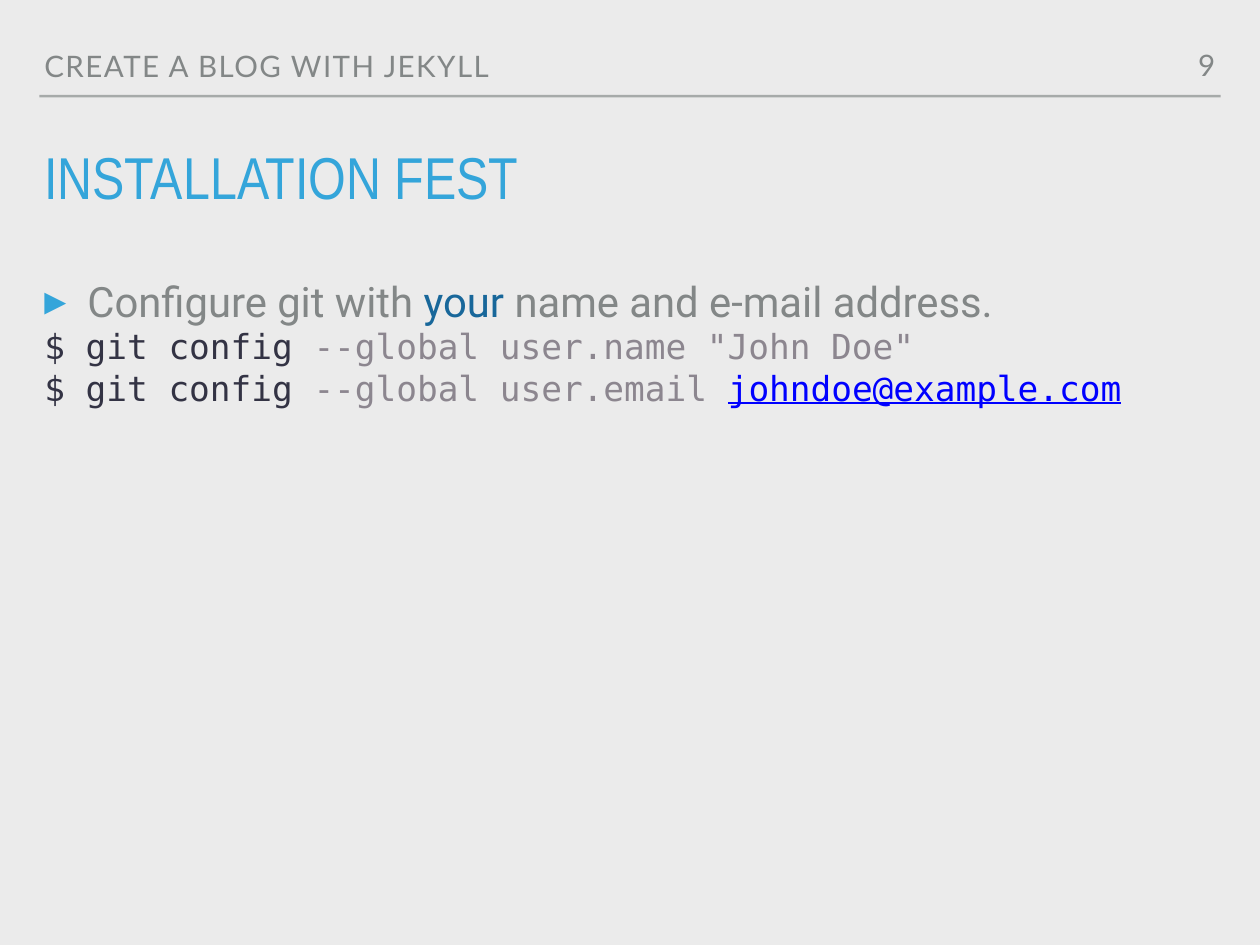
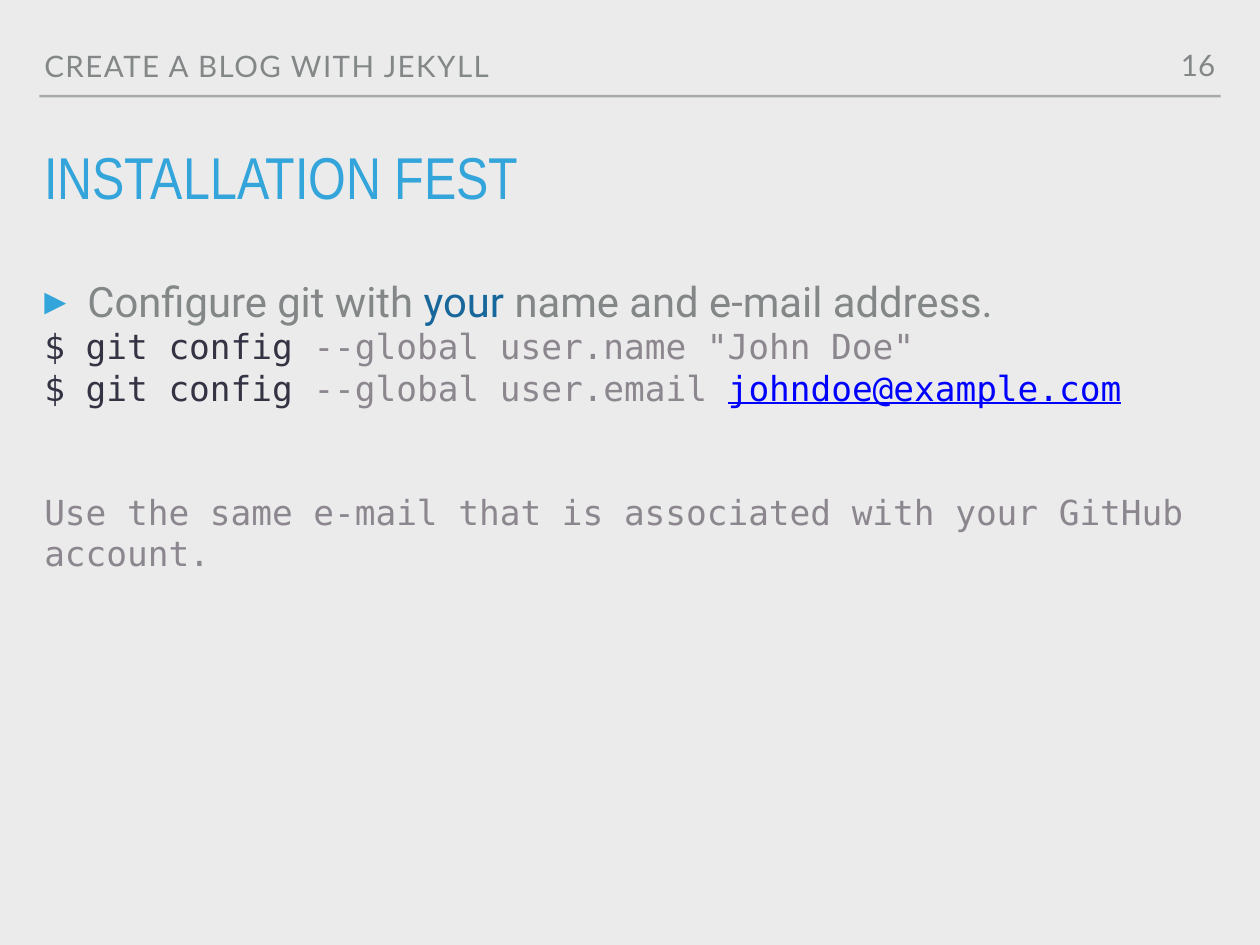
Before and after one commit to M0nica/codeland-workshop, a slide deck: slide 16 of codeland2018.pptx (slide 9 before the commit). Drawn at 1260x945 pixels with LibreOffice and Linux fonts; fonts in the diff are those of the drawing. Boxes give left, top, right and bottom in pixels: in the first picture for what was removed or moved away, otherwise in the second. Text is boxed around its words. In the diff, an @@ line names an element or a change of style, - is before the commit and + after.

```diff
--- a/codeland2018.pptx
+++ b/codeland2018.pptx
@@ page number added at [1181,55,1215,76], 24 pt, text #838787 @@
+16
@@ page number removed at [1198,55,1215,76] @@
-9
@@ text at [44,499,1183,567]: paragraph added @@
+Use the same e-mail that is associated with your GitHub account.
```
Also in this commit, not shown: 8 other slides changed, 42 slides added, 11 other files.
